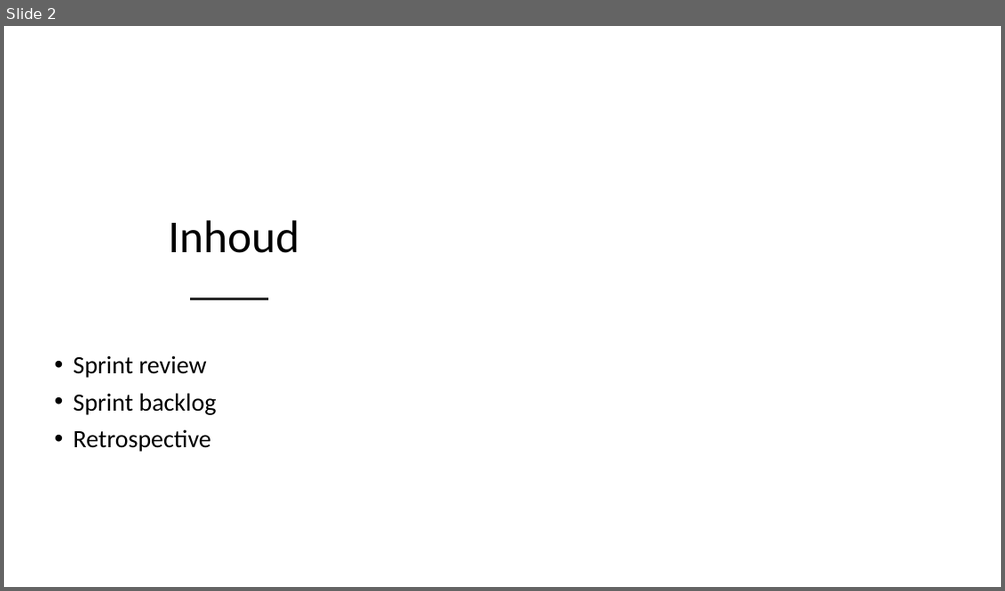
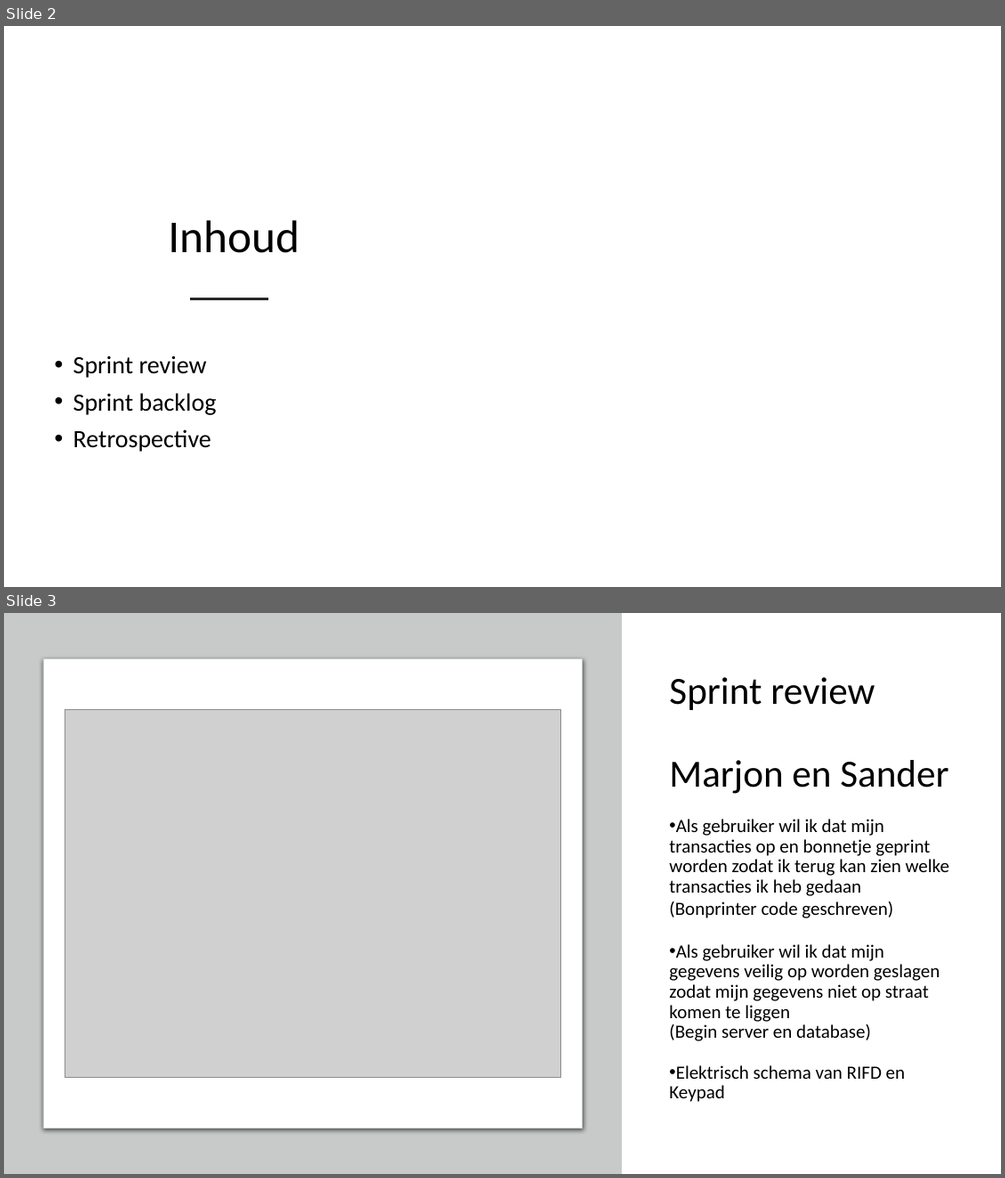
Before and after one commit to Sinjablo/Git-TINPRJ03-34, a slide deck: Presentaties/PresentatieSprint2.pptx. Shown one above the other, each under a label of ours: slide 2 before the commit, slides 2 and 3 after it. The pictures are 1005x591 and 1005x1178 pixels, drawn with LibreOffice and Linux fonts; fonts in the diff are those of the drawing; grey boxes stand for pictures; background and template pictures are left out. Boxes give left, top, right and bottom in pixels: in the first picture for what was removed or moved away, otherwise in the second. Text is boxed around its words. In the diff, an @@ line names an element or a change of style, - is before the commit and + after.

```diff
--- a/Presentaties/PresentatieSprint2.pptx
+++ b/Presentaties/PresentatieSprint2.pptx
@@ slide 3 added at <box>4,613,1001,1174</box>, background #FFFFFF @@
@@ rectangle added at <box>4,613,622,1174</box>, fill #C8CACA @@
@@ rounded rectangle added at <box>43,658,582,1128</box>, fill #FFFFFF, outline #C8CACA 0.75 pt @@
@@ title added at <box>669,677,948,794</box>, 37 pt, text #000000 @@
+Sprint review
+Marjon en Sander
@@ picture added at <box>65,709,560,1078</box> @@
@@ text added at <box>669,819,949,1102</box>, 18 pt, text #000000 @@
+• Als gebruiker wil ik dat mijn transacties op en bonnetje geprint worden zodat ik terug kan zien welke transacties ik heb gedaan
+(Bonprinter code geschreven)
+  • Als gebruiker wil ik dat mijn gegevens veilig op worden geslagen zodat mijn gegevens niet op straat komen te liggen
+  (Begin server en database)
+  • Elektrisch schema van RIFD en Keypad
```
Also in this commit, not shown: 9 other slides added, 3 slides removed, 2 other files.
